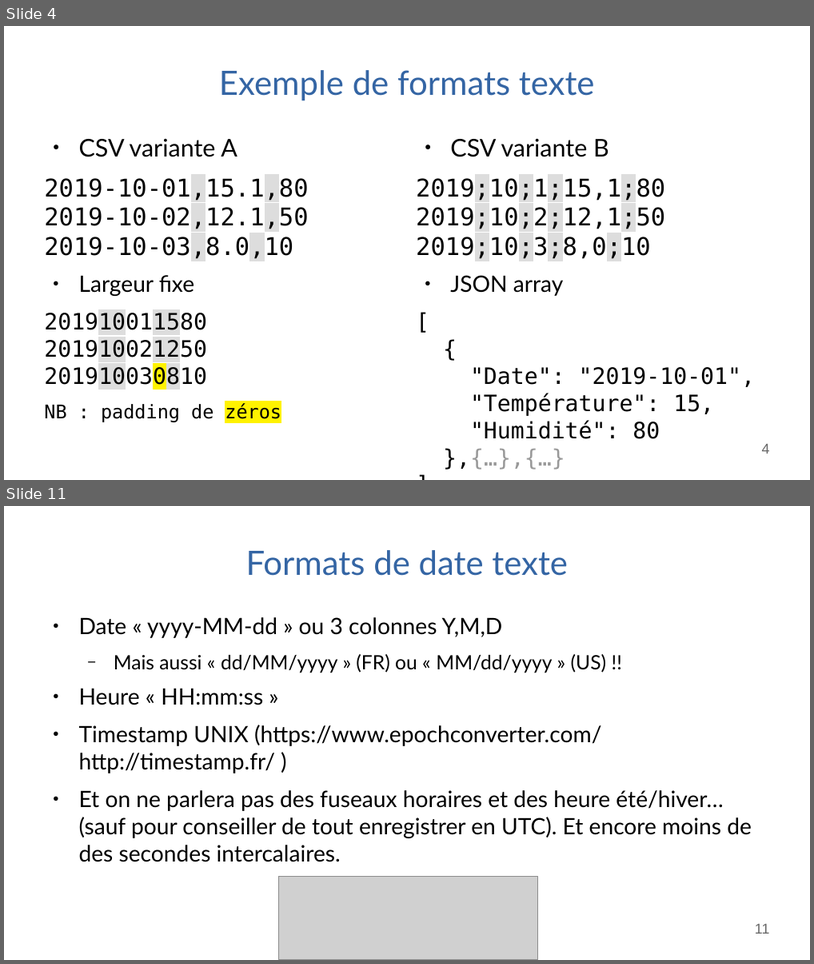
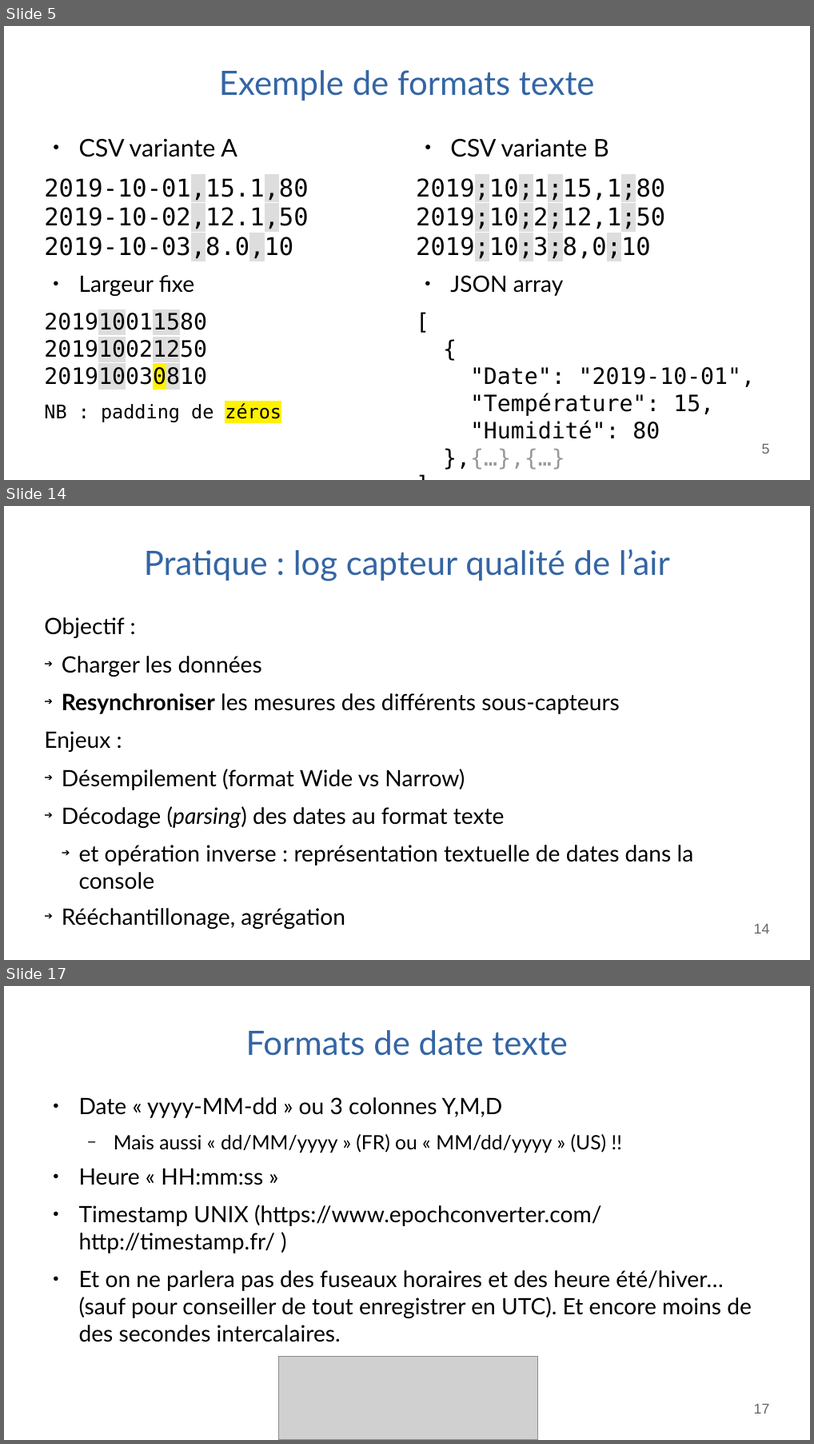
Before and after one commit to pierre-haessig/matlab-data-course, a slide deck: BE Data diapos.odp. Shown one above the other, each under a label of ours: slides 4 and 11 before the commit, slides 5, 14 and 17 after it; the slides between them are not shown. The pictures are 814x964 and 814x1444 pixels, drawn with LibreOffice and Linux fonts; fonts in the diff are those of the drawing; grey boxes stand for pictures. Boxes give left, top, right and bottom in pixels: in the first picture for what was removed or moved away, otherwise in the second. Text is boxed around its words. In the diff, an @@ line names an element or a change of style, - is before the commit and + after.

```diff
--- a/BE Data diapos.odp
+++ b/BE Data diapos.odp
@@ slide 14 added at (4, 506, 810, 960), background #FFFFFF @@
@@ title added at (144, 549, 670, 581), 33 pt, text #3465A4 @@
+Pratique : log capteur qualité de l’air
@@ text added at (44, 617, 694, 889), 22.2 pt, text #000000 @@
+Objectif :
+➔ Charger les données
+➔ Resynchroniser les mesures des différents sous-capteurs
+Enjeux :
+➔ Désempilement (format Wide vs Narrow)
+➔ Décodage (parsing) des dates au format texte
+  ➔ et opération inverse : représentation textuelle de dates dans la console
+➔ Rééchantillonage, agrégation
@@ page number added at (754, 924, 770, 933), 14 pt, text #666666 @@
+14
@@ what was slide 4 is now slide 5 @@
@@ page number at (762, 444, 770, 453): text changed @@
-4
+5
@@ what was slide 11 is now slide 17 @@
@@ page number at (754, 1404, 770, 1413): text changed @@
-11
+17
```
Also in this commit, not shown: 7 slides changed, 9 other slides added, 6 slides removed, 5 other files.
